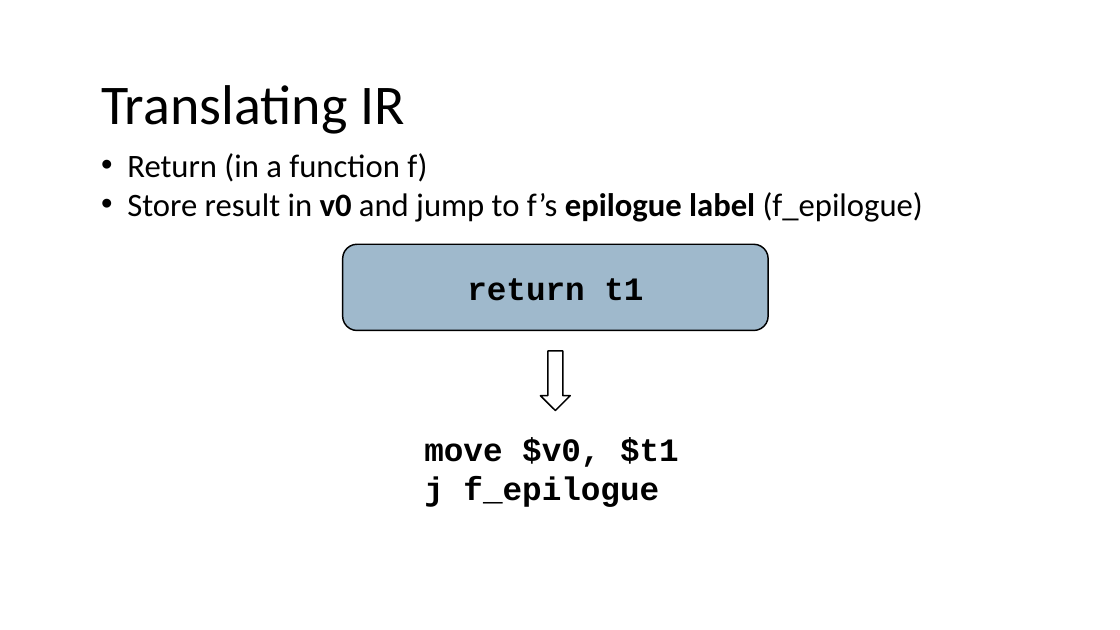
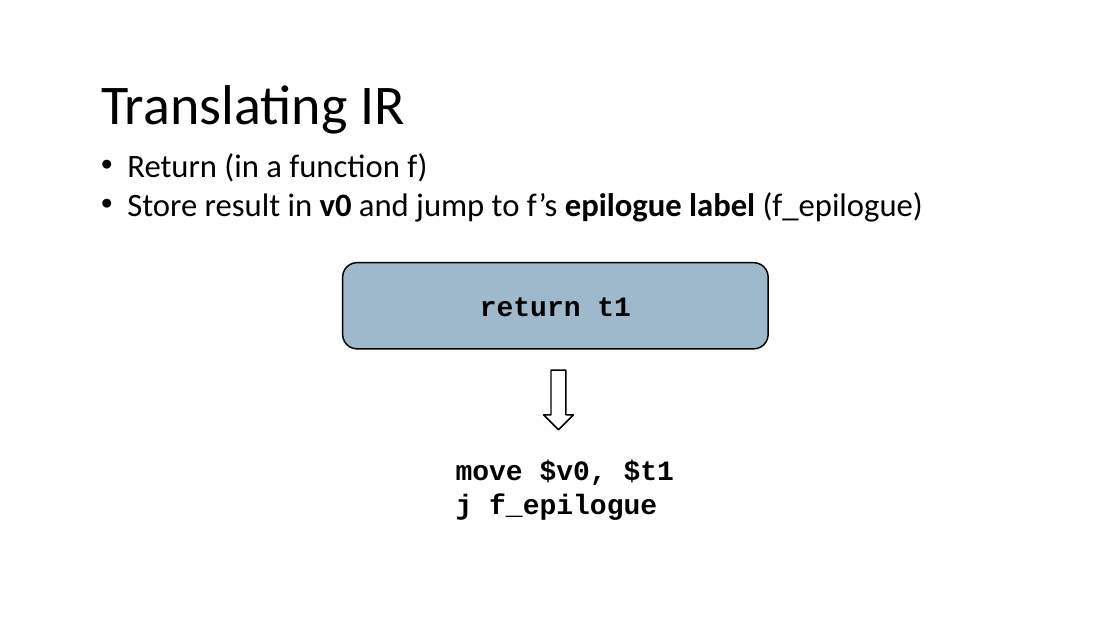
Before and after one commit to nivshani/compilation, a slide deck: slide 53 of slides/codegen.pptx. Drawn at 1120x630 pixels with LibreOffice and Linux fonts; fonts in the diff are those of the drawing. Boxes give left, top, right and bottom in pixels: in the first picture for what was removed or moved away, otherwise in the second. Text is boxed around its words. In the diff, an @@ line names an element or a change of style, - is before the commit and + after.

```diff
--- a/slides/codegen.pptx
+++ b/slides/codegen.pptx
@@ rounded rectangle "return t1": place and size @@
-rounded rectangle "return t1" at [343, 245, 769, 331]
+rounded rectangle "return t1" at [343, 263, 769, 350]
@@ rounded rectangle "return t1" at [343, 263, 769, 350]: size 28 to 24 pt @@
@@ down arrow: place and size @@
-down arrow at [540, 351, 571, 411]
+down arrow at [544, 371, 574, 430]
@@ text "move $v0, $t1" at [456, 460, 674, 520]: size 28 to 24 pt @@
@@ text "move $v0, $t1": place and size @@
-text "move $v0, $t1" at [424, 437, 679, 507]
+text "move $v0, $t1" at [456, 460, 674, 520]
```
Also in this commit, not shown: 21 other slides changed, 1 other file.
